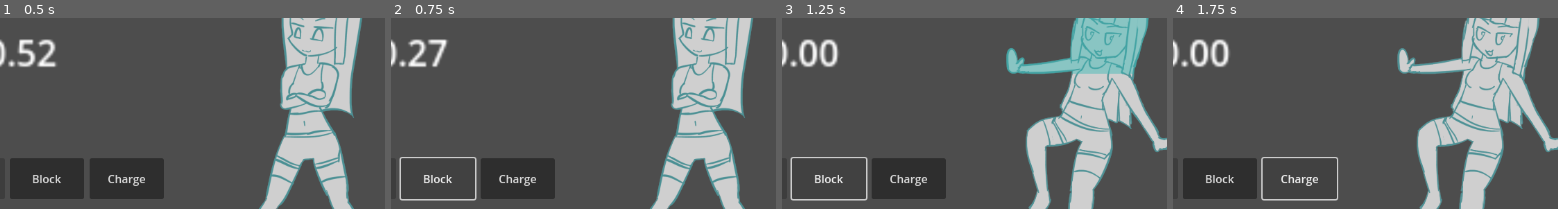
Above: before the commit, frames 1-4 (left to right).
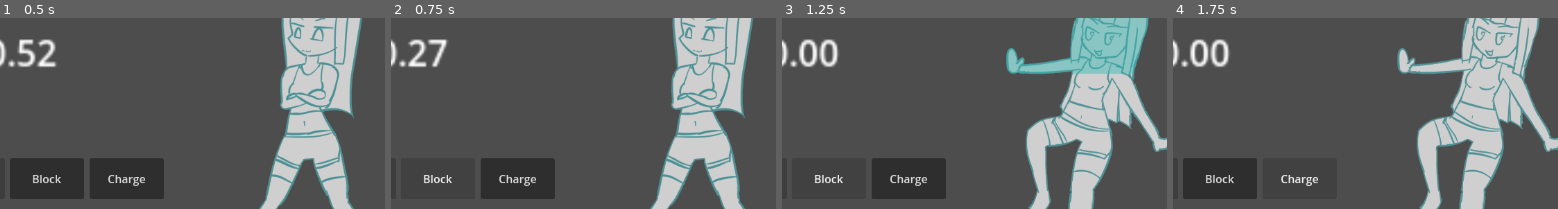
Above: after the commit, the same moments.

Repository: BeatMil/TobPaCharge
Game: Godot game, scene res://scenes/battle.tscn
The game is run twice, just before and just after one commit, with the same random seed, the same clock (stepped at 60 frames per second) and the same inputs.
Inputs:
- Up to frame 1 (0.5 s): no input
- Up to frame 2 (0.75 s): click "Block" at 0.5 s
- Up to frame 3 (1.25 s): no input
- Up to frame 4 (1.75 s): click "Charge" at 1.25 s
The pictures show only the part of the screen within x 42-91%, y 27-77%; the shares and areas given below are measured in that part.

Frame 1 is identical in both runs. In frame 2, 0.5% of the frame differs, in the area x 2-23%, y 72-96%; in frame 3, 0.5%; in frame 4, 0.5%.

Commit message:
Change focus_mode of 3 actions to FOCUS_NONE

Diff:
--- a/nodes/characters/Player.tscn
+++ b/nodes/characters/Player.tscn
@@ -331,6 +331,7 @@
 offset_top = 413.0
 offset_right = 463.0
 offset_bottom = 472.0
+focus_mode = 0
 text = "Fireball"
 
 [node name="BlockButton" type="Button" parent="CanvasLayer/Buttons"]
@@ -339,6 +340,7 @@
 offset_top = 413.0
 offset_right = 577.0
 offset_bottom = 472.0
+focus_mode = 0
 text = "Block"
 
 [node name="ChargeButton" type="Button" parent="CanvasLayer/Buttons"]
@@ -347,6 +349,7 @@
 offset_top = 413.0
 offset_right = 692.0
 offset_bottom = 472.0
+focus_mode = 0
 text = "Charge"
 
 [node name="AnimationPlayer" type="AnimationPlayer" parent="."]
